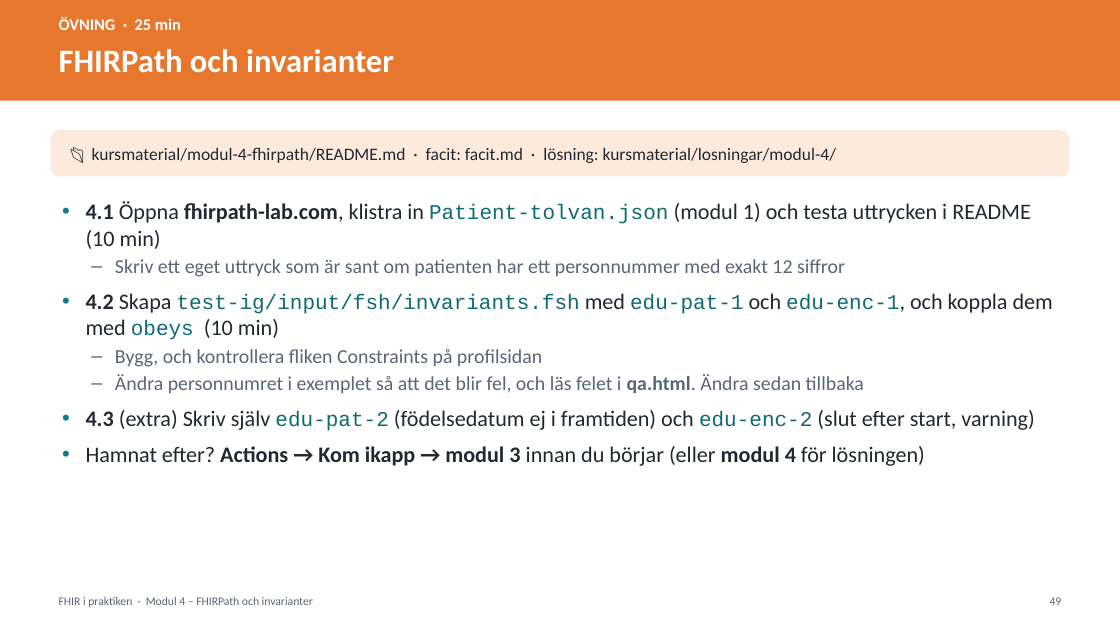
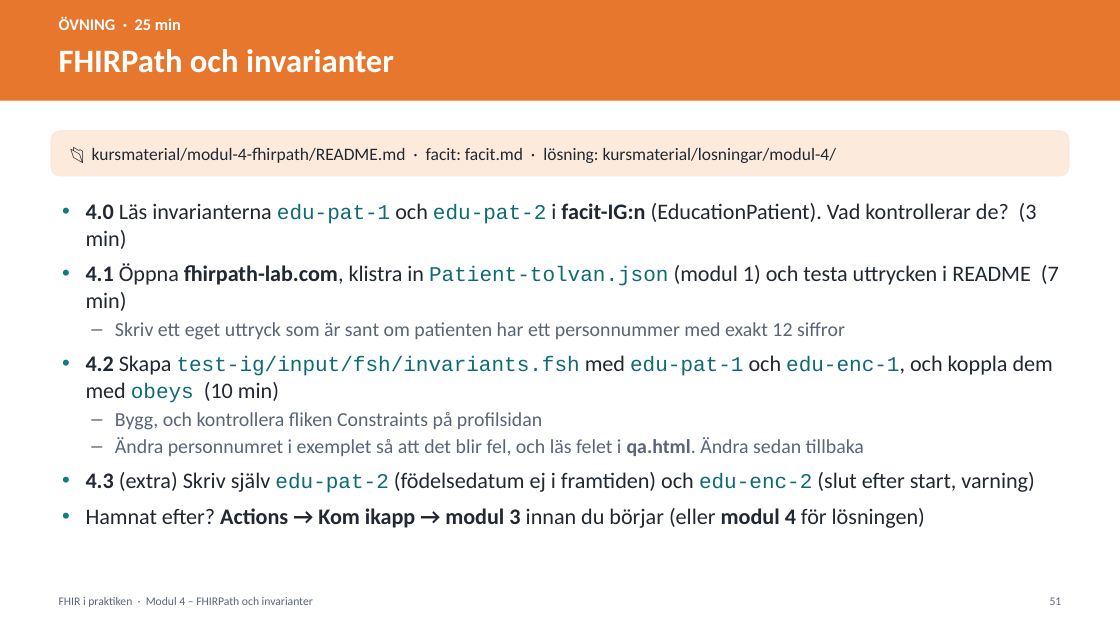
Before and after one commit to oskthu2/fhireducation, a slide deck: slide 51 of presentation/FHIR-utbildning.pptx (slide 49 before the commit). Drawn at 1120x630 pixels with LibreOffice and Linux fonts; fonts in the diff are those of the drawing. Boxes give left, top, right and bottom in pixels: in the first picture for what was removed or moved away, otherwise in the second. Text is boxed around its words. In the diff, an @@ line names an element or a change of style, - is before the commit and + after.

```diff
--- a/presentation/FHIR-utbildning.pptx
+++ b/presentation/FHIR-utbildning.pptx
@@ text at [86, 203, 1059, 311]: text changed @@
-• 4.1 Öppna fhirpath-lab.com, klistra in Patient-tolvan.json (modul 1) och testa uttrycken i README (10 min)
+• 4.0 Läs invarianterna edu-pat-1 och edu-pat-2 i facit-IG:n (EducationPatient). Vad kontrollerar de? (3 min)
+• 4.1 Öppna fhirpath-lab.com, klistra in Patient-tolvan.json (modul 1) och testa uttrycken i README (7 min)
@@ text at [1050, 597, 1062, 605]: text changed @@
-49
+51
```
Also in this commit, not shown: 49 other slides changed, 6 slides added, 12 other files.
